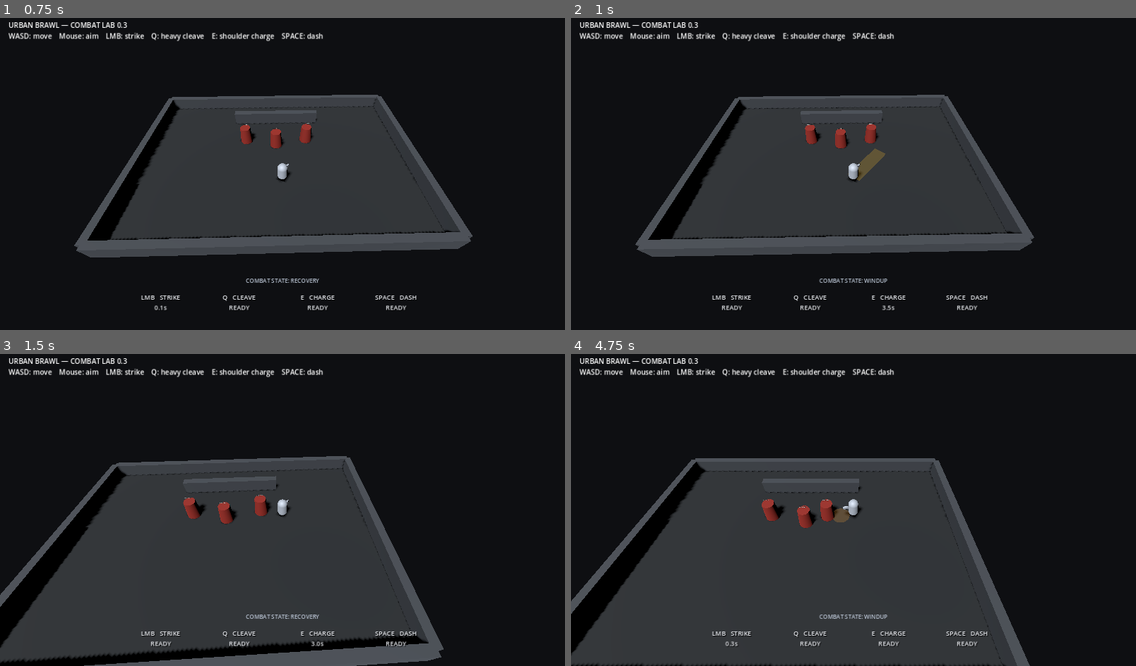
Above: before the commit, frames 1-4 (two rows, left to right).
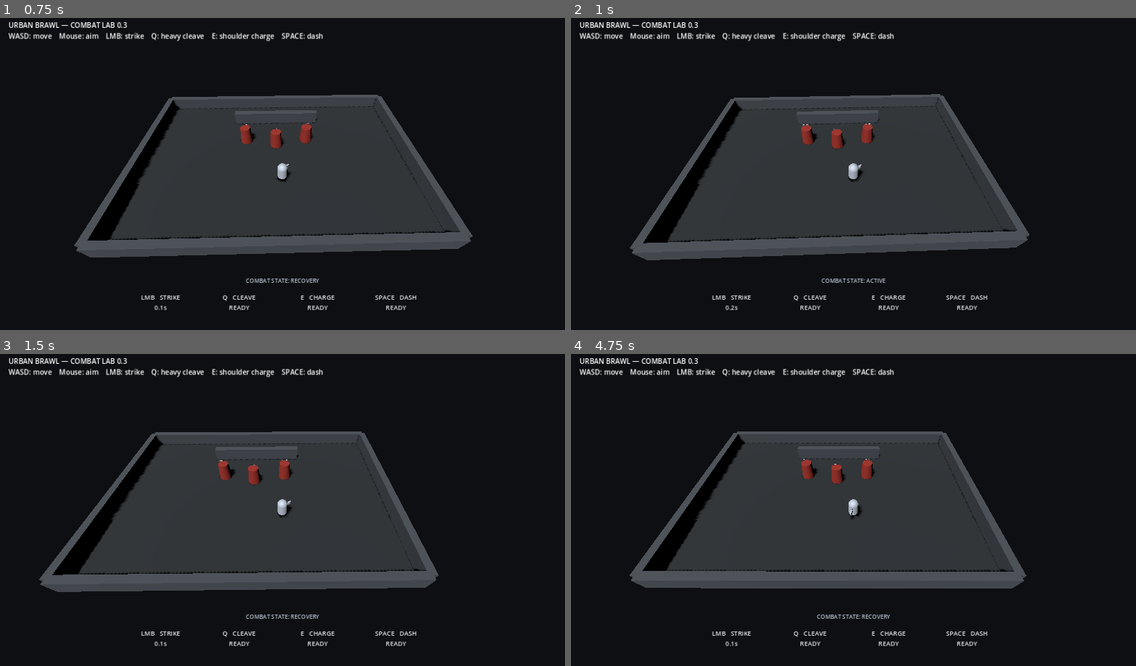
Above: after the commit, the same moments.

Repository: drok123/UrbanBrawl
Game: Godot game, scene res://scenes/arena/combat_lab.tscn
Same seed, same stepped clock (60 frames per second), same inputs: the game is played once before the commit and once after it.
Inputs (mouse positions are in pixels of both pictures, inside the frame that each line leads up to):
- Up to frame 1 (0.75 s): tap Enter at 0.5 s; move the mouse to (406, 155) at 0.52 s; press the mouse at (406, 155) at 0.53 s; hold D (move_right, bound only after the commit) from 0.53 s (still down)
- Up to frame 2 (1 s): keep holding D (move_right, bound only after the commit); tap E (charge, bound only after the commit) at 0.8 s
- Up to frame 3 (1.5 s): release D (move_right, bound only after the commit) at 1.25 s; release the mouse at (406, 491) at 1.25 s; drag from (169, 522) to (254, 572) at 1.27 s
- Up to frame 4 (4.75 s): move the mouse to (910, 438) at 2.02 s; hold D (move_right, bound only after the commit) 2.03-2.75 s; tap Q (cleave, bound only after the commit) at 2.1 s; click (910, 438) at 2.17 s; tap Space (dash, bound only after the commit) at 2.3 s; drag from (825, 572) to (684, 460) at 2.77 s; move the mouse to (1023, 553) at 3.52 s; press the mouse at (1023, 553) at 3.53 s; hold A (move_left, bound only after the commit) 3.53-4.25 s; tap E (charge, bound only after the commit) at 3.8 s; release the mouse at (1023, 553) at 4.25 s; drag from (684, 460) to (768, 428) at 4.27 s

Frame 1 is identical in both runs. In frame 2, 3.2% of the frame differs, in the area x 10-82%, y 24-94%; in frame 3, 27%; in frame 4, 30%, in the area x 0-82%, y 24-100%.

Commit message:
Adopt reusable InputMap actions for combat controls

Diff:
--- a/scripts/movement/player_controller.gd
+++ b/scripts/movement/player_controller.gd
@@ -38,6 +38,7 @@
 var _telegraph: MeshInstance3D = null
 
 func _ready() -> void:
+	_ensure_input_actions()
 	_cooldowns[basic_ability.ability_id] = 0.0
 	_cooldowns[cleave_ability.ability_id] = 0.0
 	_cooldowns[charge_ability.ability_id] = 0.0
@@ -84,35 +85,25 @@
 	velocity.y = 0.0
 
 func _movement_input() -> Vector2:
-	var input: Vector2 = Vector2.ZERO
-	if Input.is_key_pressed(KEY_A):
-		input.x -= 1.0
-	if Input.is_key_pressed(KEY_D):
-		input.x += 1.0
-	if Input.is_key_pressed(KEY_W):
-		input.y -= 1.0
-	if Input.is_key_pressed(KEY_S):
-		input.y += 1.0
-	return input.normalized()
+	return Input.get_vector(&"move_left", &"move_right", &"move_up", &"move_down")
 
 func _handle_combat_input() -> void:
 	if _current_ability != null or _dash_time_left > 0.0:
 		return
 
-	if Input.is_mouse_button_pressed(MOUSE_BUTTON_LEFT) and get_cooldown_remaining(&"basic") <= 0.0:
+	if Input.is_action_pressed(&"basic_attack") and get_cooldown_remaining(&"basic") <= 0.0:
 		_start_ability(basic_ability)
 		return
 
-	if Input.is_key_pressed(KEY_Q) and get_cooldown_remaining(&"cleave") <= 0.0:
+	if Input.is_action_just_pressed(&"cleave") and get_cooldown_remaining(&"cleave") <= 0.0:
 		_start_ability(cleave_ability)
 		return
 
-	# E is used for the shoulder charge because W remains movement.
-	if Input.is_key_pressed(KEY_E) and get_cooldown_remaining(&"charge") <= 0.0:
+	if Input.is_action_just_pressed(&"charge") and get_cooldown_remaining(&"charge") <= 0.0:
 		_start_ability(charge_ability)
 		return
 
-	if Input.is_key_pressed(KEY_SPACE) and _dash_cooldown_left <= 0.0:
+	if Input.is_action_just_pressed(&"dash") and _dash_cooldown_left <= 0.0:
 		_start_dash()
 
 func _start_ability(ability: CombatAbility) -> void:
@@ -310,7 +301,7 @@
 	return _dash_cooldown_left
 
 func get_combat_phase_name() -> String:
-	return CombatPhase.keys()[_combat_phase]
+	return str(CombatPhase.keys()[_combat_phase])
 
 func _update_aim(delta: float) -> void:
 	var camera: Camera3D = get_viewport().get_camera_3d()
@@ -337,3 +328,31 @@
 
 	var target_yaw: float = atan2(-flat_direction.x, -flat_direction.z)
 	rotation.y = lerp_angle(rotation.y, target_yaw, clampf(rotation_speed * delta, 0.0, 1.0))
+
+func _ensure_input_actions() -> void:
+	_ensure_key_action(&"move_left", KEY_A)
+	_ensure_key_action(&"move_right", KEY_D)
+	_ensure_key_action(&"move_up", KEY_W)
+	_ensure_key_action(&"move_down", KEY_S)
+	_ensure_key_action(&"cleave", KEY_Q)
+	_ensure_key_action(&"charge", KEY_E)
+	_ensure_key_action(&"dash", KEY_SPACE)
+	_ensure_mouse_action(&"basic_attack", MOUSE_BUTTON_LEFT)
+
+func _ensure_key_action(action: StringName, keycode: int) -> void:
+	if not InputMap.has_action(action):
+		InputMap.add_action(action)
+	if not InputMap.action_get_events(action).is_empty():
+		return
+	var event: InputEventKey = InputEventKey.new()
+	event.keycode = keycode
+	InputMap.action_add_event(action, event)
+
+func _ensure_mouse_action(action: StringName, button_index: int) -> void:
+	if not InputMap.has_action(action):
+		InputMap.add_action(action)
+	if not InputMap.action_get_events(action).is_empty():
+		return
+	var event: InputEventMouseButton = InputEventMouseButton.new()
+	event.button_index = button_index
+	InputMap.action_add_event(action, event)
